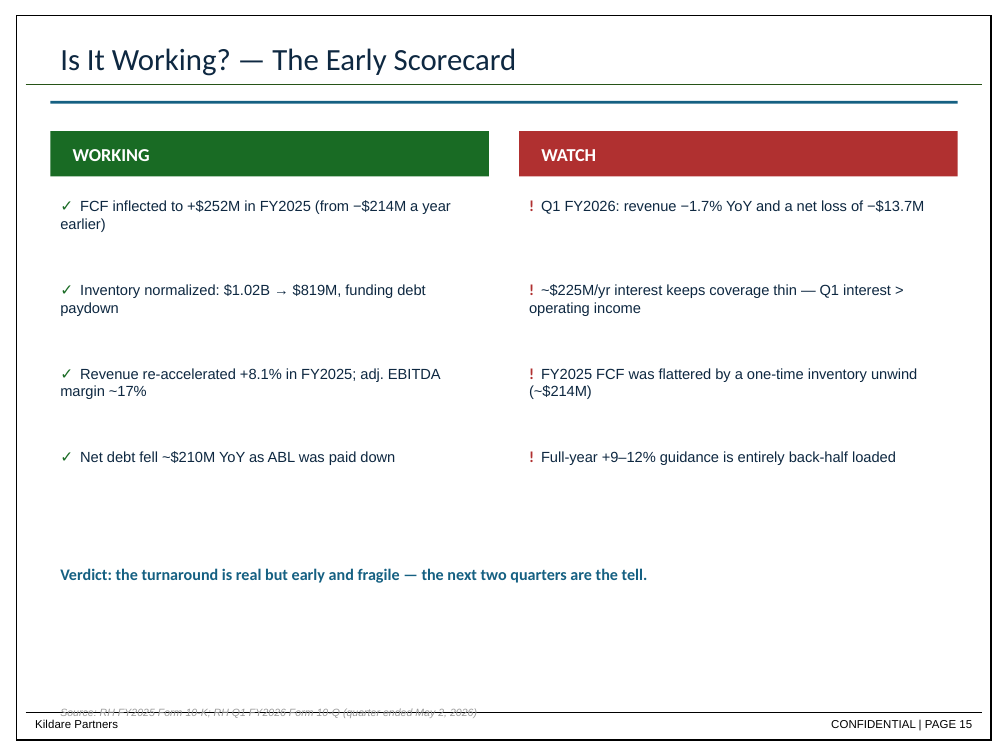
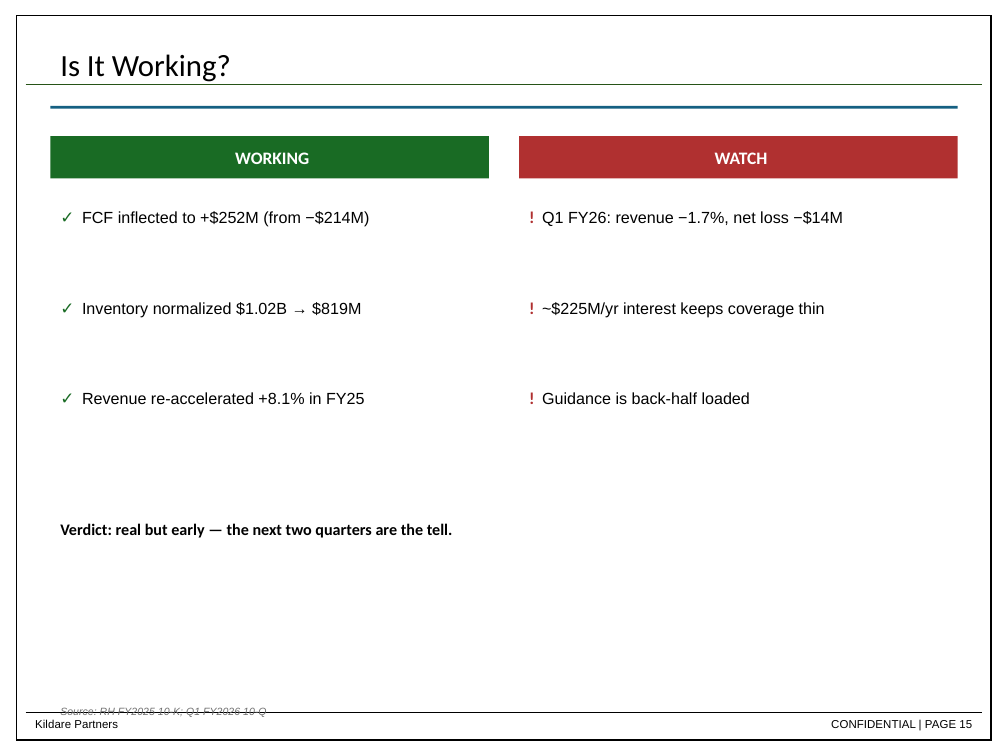
Before and after one commit to dchen88888/Nike-Stock-Pitch, a slide deck: slide 15 of RH_Stock_Pitch_updated.pptx. Drawn at 1008x756 pixels with LibreOffice and Linux fonts; fonts in the diff are those of the drawing. Boxes give left, top, right and bottom in pixels: in the first picture for what was removed or moved away, otherwise in the second. Text is boxed around its words. In the diff, an @@ line names an element or a change of style, - is before the commit and + after.

```diff
--- a/RH_Stock_Pitch_updated.pptx
+++ b/RH_Stock_Pitch_updated.pptx
@@ text at bbox=[60, 54, 231, 82]: text changed; text colour #0E2841 to #000000 @@
-Is It Working? — The Early Scorecard
+Is It Working?
@@ 3 rectangles: place and size @@
-3 rectangles at bbox=[50, 101, 958, 161]
+3 rectangles at bbox=[50, 106, 958, 178]
@@ rectangle "WORKING" at bbox=[50, 136, 489, 178]: size 13 to 12.5 pt; alignment left to centre; fill none to #196B24 @@
@@ rectangle removed at bbox=[50, 131, 489, 176] @@
@@ rectangle "WATCH" at bbox=[519, 136, 958, 178]: size 13 to 12.5 pt; alignment left to centre; fill none to #B03030 @@
@@ rectangle removed at bbox=[519, 131, 958, 176] @@
@@ text at bbox=[82, 211, 369, 227]: text changed; size 10.5 to 11.5 pt; text colour #0E2841 to #000000 @@
-✓ FCF inflected to +$252M in FY2025 (from −$214M a year earlier)
+✓ FCF inflected to +$252M (from −$214M)
@@ text at bbox=[542, 211, 843, 226]: text changed; size 10.5 to 11.5 pt; text colour #0E2841 to #000000 @@
-! Q1 FY2026: revenue −1.7% YoY and a net loss of −$13.7M
+! Q1 FY26: revenue −1.7%, net loss −$14M
@@ text at bbox=[82, 302, 361, 317]: text changed; size 10.5 to 11.5 pt; text colour #0E2841 to #000000 @@
-✓ Inventory normalized: $1.02B → $819M, funding debt paydown
+✓ Inventory normalized $1.02B → $819M
@@ text at bbox=[542, 302, 825, 317]: text changed; size 10.5 to 11.5 pt; text colour #0E2841 to #000000 @@
-! ~$225M/yr interest keeps coverage thin — Q1 interest > operating income
+! ~$225M/yr interest keeps coverage thin
@@ text removed at bbox=[529, 368, 917, 399] @@
-! FY2025 FCF was flattered by a one-time inventory unwind (~$214M)
@@ text at bbox=[82, 392, 364, 404]: text changed; size 10.5 to 11.5 pt; text colour #0E2841 to #000000 @@
-✓ Revenue re-accelerated +8.1% in FY2025; adj. EBITDA margin ~17%
+✓ Revenue re-accelerated +8.1% in FY25
@@ text at bbox=[542, 392, 750, 404]: text changed; size 10.5 to 11.5 pt; text colour #0E2841 to #000000 @@
-! Full-year +9–12% guidance is entirely back-half loaded
+! Guidance is back-half loaded
@@ text removed at bbox=[80, 451, 395, 465] @@
-✓ Net debt fell ~$210M YoY as ABL was paid down
@@ text at bbox=[60, 523, 453, 538]: text changed; text colour #156082 to #000000 @@
-Verdict: the turnaround is real but early and fragile — the next two quarters are the tell.
+Verdict: real but early — the next two quarters are the tell.
@@ text at bbox=[60, 707, 266, 717]: text changed; text colour #9A9A9A to #707070 @@
-Source: RH FY2025 Form 10-K; RH Q1 FY2026 Form 10-Q (quarter ended May 2, 2026)
+Source: RH FY2025 10-K; Q1 FY2026 10-Q
```
Also in this commit, not shown: 9 other slides changed.
